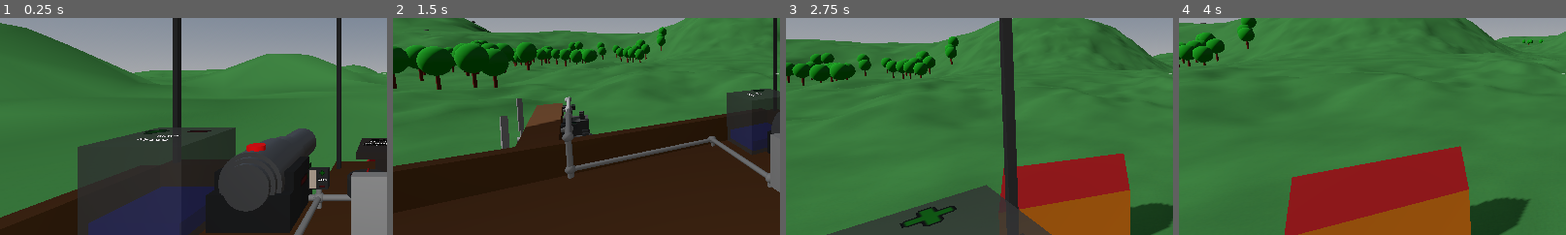
Above: before the commit, frames 1-4 (left to right).
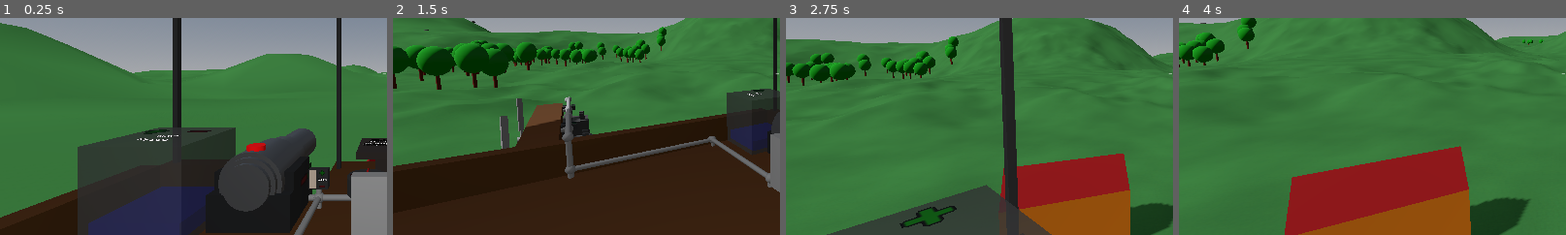
Above: after the commit, the same moments.

Repository: jmdejong/airships
Game: Godot game, scene res://scenes/world.tscn
Same seed, same stepped clock (60 frames per second), same inputs: the game is played once before the commit and once after it.
Inputs (mouse positions are % of the whole screen's width and height, from its top left):
- Up to frame 1 (0.25 s): no input
- Up to frame 2 (1.5 s): move the mouse to (72, 45) at 0.52 s; hold D (right) 0.53-1.28 s; click (72, 45) at 0.6 s; move the mouse to (45, 50) at 1.27 s; hold W (forwards) from 1.28 s (still down); tap Mouse wheel down (rotate_left) at 1.35 s
- Up to frame 3 (2.75 s): keep holding W (forwards); move the mouse to (52, 48) at 2.02 s; hold Shift (rotate_pitch) from 2.03 s (still down)
- Up to frame 4 (4 s): keep holding W (forwards); move the mouse to (49, 52) at 2.77 s; release Shift (rotate_pitch) at 2.78 s; tap Mouse wheel up (rotate_right) at 2.85 s; click (49, 52) at 2.92 s; move the mouse to (57, 51) at 3.52 s; hold Alt (rotate_roll) from 3.53 s (still down)
The pictures show only the part of the screen within x 0-50%, y 37-87%; the shares and areas given below are measured in that part.

The runs differ from the first frame. In frame 1, less than 0.1% of the frame differs, in the area x 33-36%, y 27-30%; in frame 2, less than 0.1%, in the area x 19-25%, y 4-7%; in frame 3, less than 0.1%; in frame 4, less than 0.1%.

Commit message:
improved performance of normals again

Diff:
--- a/code/mapgen/hexs_height_source.gd
+++ b/code/mapgen/hexs_height_source.gd
@@ -54,14 +54,25 @@
 			var tile: Vector2 = Vector2(x, y)
 			var pos: Vector2 = buf.tile_to_pos * tile
 			var position: Vector3 = pos_at(pos)
-			var n1: Vector3 = pos_at(Vector2(pos.x + 0.1, pos.y))
-			var n2: Vector3 = pos_at(Vector2(pos.x, pos.y + 0.1))
-			var normal: Vector3 = -(n1 - position).cross(n2 - position).normalized()
 			buf.heights[ind] = position.y
 			buf.positions[ind] = position
-			buf.normals[ind] = normal
 			buf.colors[ind] = color_modifier(pos)
 			buf.tex_uvs[ind] = pos / texture_size
+	for y in size.y - 1:
+		for x in size.x - 1:
+			var ind: int = x + y*size.x
+			var normal: Vector3 = -(buf.positions[ind+1] - buf.positions[ind]).cross(buf.positions[ind+size.x] - buf.positions[ind]).normalized()
+			buf.normals[ind] = normal
+		var indr: int = (y+1) * (size.x) - 1
+		var normalr: Vector3 = -(pos_at(buf.tile_to_pos * Vector2(size.x, y)) - buf.positions[indr]).cross(buf.positions[indr+size.x] - buf.positions[indr]).normalized()
+		buf.normals[indr] = normalr
+	for x in size.x - 1:
+		var indb: int = x + (size.y - 1)*size.x
+		var normalb: Vector3 = -(buf.positions[indb+1] - buf.positions[indb]).cross(pos_at(buf.tile_to_pos * Vector2(x, size.y)) - buf.positions[indb]).normalized()
+		buf.normals[indb] = normalb
+	var indbr: int = size.x * size.y - 1
+	var normalbr: Vector3 = -(pos_at(buf.tile_to_pos * Vector2(size.x, size.y-1)) - buf.positions[indbr]).cross(pos_at(buf.tile_to_pos * Vector2(size.x-1, size.y)) - buf.positions[indbr]).normalized()
+	buf.normals[indbr] = normalbr
 	return buf
 
 func color_modifier(pos: Vector2) -> Color:
--- a/code/tile_bufffers.gd
+++ b/code/tile_bufffers.gd
@@ -23,21 +23,6 @@
 	colors.resize(buffer_size)
 	tex_uvs.resize(buffer_size)
 
-static func from_height_source(area: Rect2, segments: int, height_source: HeightSource, texture_size: float) -> TileBuffers:
-	var buf: TileBuffers = TileBuffers.new(area, segments)
-	var size: Vector2i = buf.size
-	for y in size.y:
-		for x in size.x:
-			var ind: int = x + y*size.x
-			var tile: Vector2 = Vector2(x, y)
-			var pos: Vector2 = buf.tile_to_pos * tile
-			var height: float = height_source.height_at(pos)
-			buf.heights[ind] = height
-			buf.positions[ind] = Vector3(pos.x, height, pos.y)
-			buf.colors[ind] = height_source.color_modifier(pos)
-			buf.tex_uvs[ind] = pos / texture_size
-	return buf
-
 func height_at(pos: Vector2i) -> float:
 	return heights[pos.x + pos.y * size.x]
 
